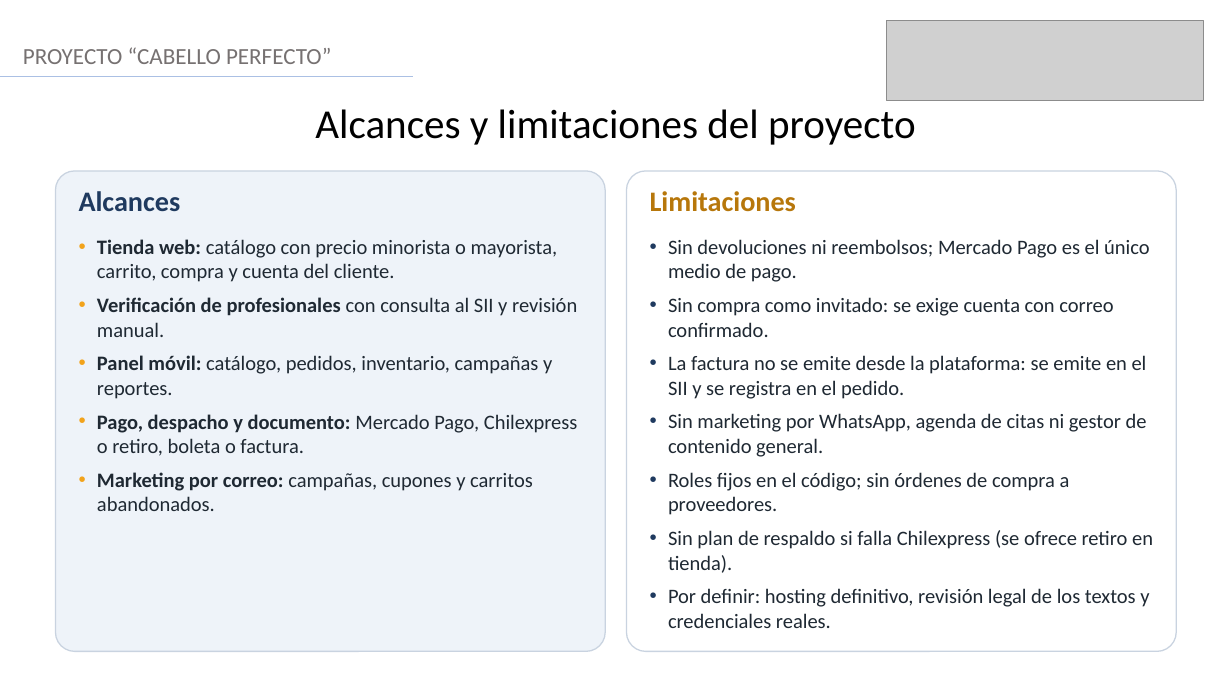
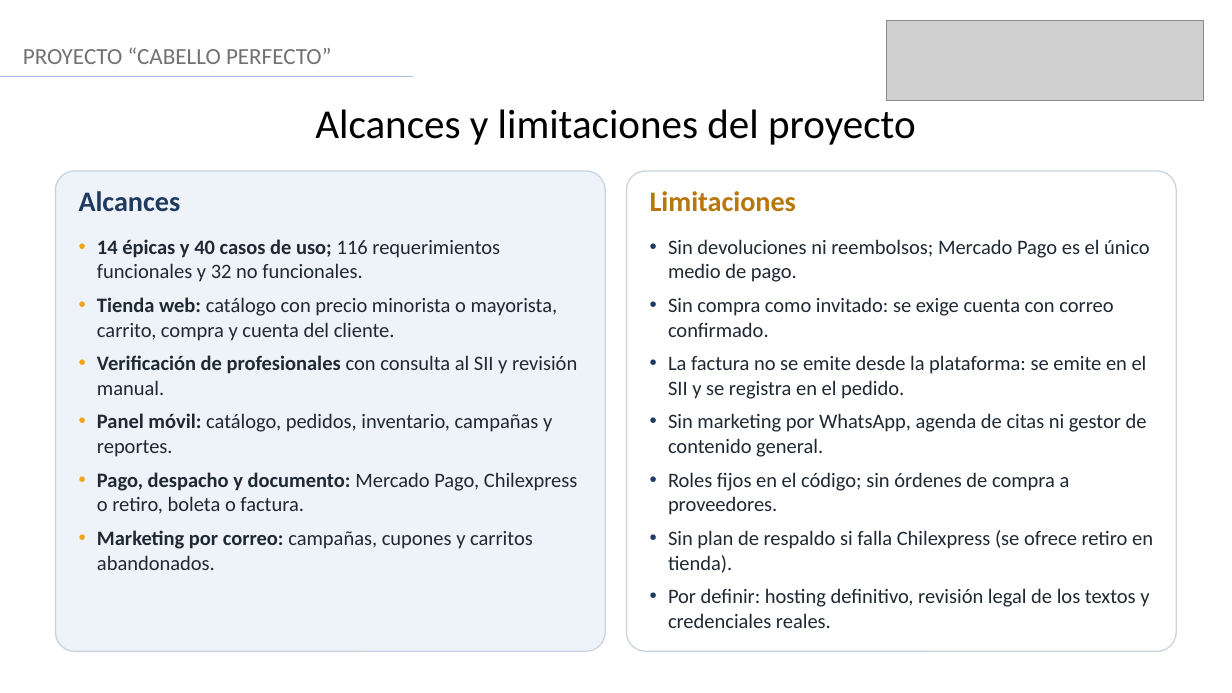
Before and after one commit to Contrum-Projects/fase-1, a slide deck: slide 5 of fase2/Evidencias Proyecto/Presentacion_final_Cabello_Perfecto.pptx. Drawn at 1232x693 pixels with LibreOffice and Linux fonts; fonts in the diff are those of the drawing; grey boxes stand for pictures. Boxes give left, top, right and bottom in pixels: in the first picture for what was removed or moved away, otherwise in the second. Text is boxed around its words. In the diff, an @@ line names an element or a change of style, - is before the commit and + after.

```diff
--- a/fase2/Evidencias Proyecto/Presentacion_final_Cabello_Perfecto.pptx
+++ b/fase2/Evidencias Proyecto/Presentacion_final_Cabello_Perfecto.pptx
@@ text at bbox=[97, 239, 500, 282]: paragraph added @@
+• 14 épicas y 40 casos de uso; 116 requerimientos funcionales y 32 no funcionales.
```
Also in this commit, not shown: 4 other slides changed.
